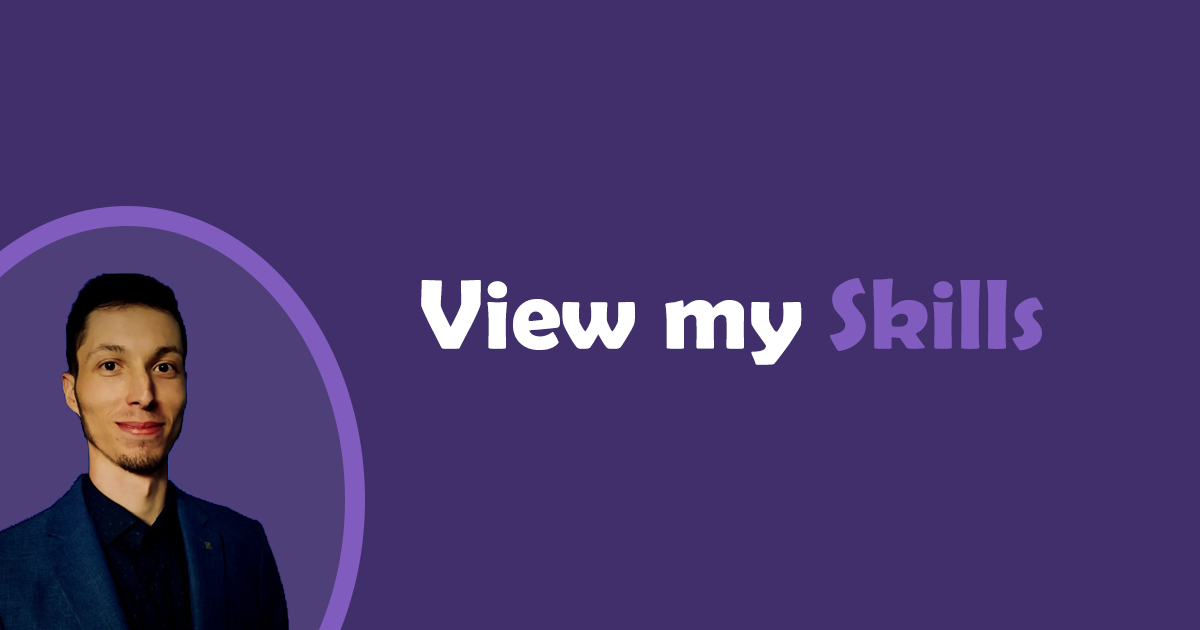
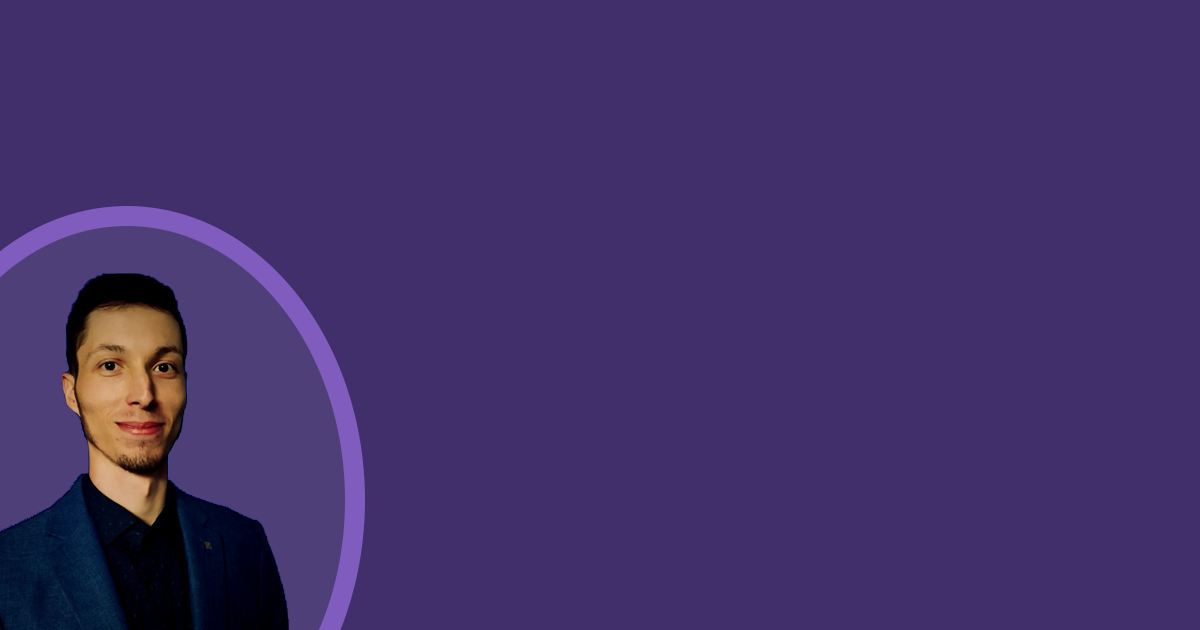
Layer changes from the first 1200x630 image to the second:
hid group "Skills" (1 layers) over left=421, top=278, right=1043, bottom=365
